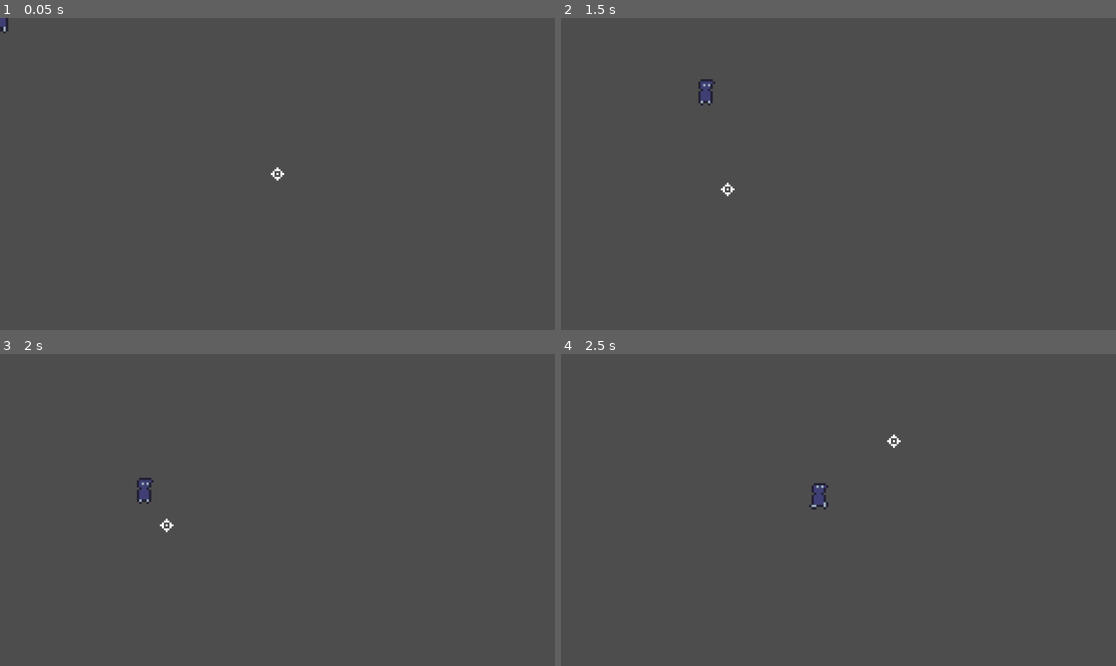
Above: before the commit, frames 1-4 (two rows, left to right).
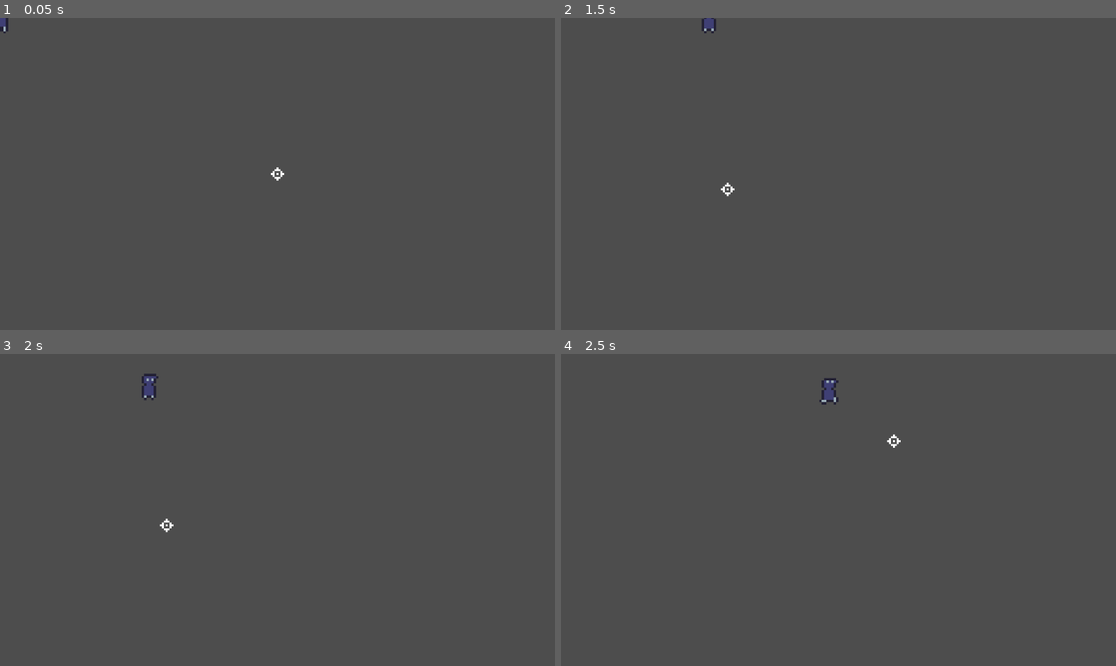
Above: after the commit, the same moments.

Repository: DryGuyx2/magnet_knives
Game: Godot game, scene res://main.tscn
Two runs of this game, one before a commit and one after it. Both use one fixed random seed, a clock stepped at 60 frames per second and the inputs below.
Inputs (mouse positions are in pixels of both pictures, inside the frame that each line leads up to):
- Up to frame 1 (0.05 s): no input
- Up to frame 2 (1.5 s): tap Enter at 0.5 s; move the mouse to (960, 158) at 0.52 s; hold D (move_right) 0.53-1.28 s; right-click (960, 158) at 0.6 s; move the mouse to (727, 189) at 1.27 s; hold S (move_down) from 1.28 s (still down); right-click (727, 189) at 1.35 s
- Up to frame 3 (2 s): keep holding S (move_down)
- Up to frame 4 (2.5 s): move the mouse to (894, 441) at 2.02 s; release S (move_down) at 2.03 s; hold D (move_right) from 2.03 s (still down); right-click (894, 441) at 2.1 s

Frame 1 is identical in both runs. In frame 2, 0.3% of the frame differs, in the area x 24-28%, y 0-29%; in frame 3, 0.4%; in frame 4, 0.4%, in the area x 44-50%, y 7-50%.

Commit message:
Code cleanup, fixes

Diff:
--- a/player/player.gd
+++ b/player/player.gd
@@ -7,44 +7,52 @@
 	DASHING,
 }
 
-@export var move_speed: int = 10000;
-@export var initial_state: State = State.IDLE;
-@export var dash_distance: int = 300;
-@export var dash_duration: float = 1;
+@export var move_speed: int = 10000
+@export var initial_state: State = State.IDLE
+@export var dash_distance: int = 300
+@export var dash_duration: float = 1
 
-@onready var animation_component: AnimatedSprite2D = $AnimatedSprite2D;
+@onready var animation_component: AnimatedSprite2D = $AnimatedSprite2D
 
-var move_direction: Vector2 = Vector2.ZERO;
+var move_direction: Vector2 = Vector2.ZERO
 
-var current_state: State = initial_state;
+var current_state: State = initial_state
 
-var facing_left: bool = false;
+var facing_left: bool = false
 
 func _physics_process(delta: float) -> void:
-	move_direction = Input.get_vector("move_left", "move_right", "move_up", "move_down");
+	move_direction = Input.get_vector("move_left", "move_right", "move_up", "move_down")
 	if move_direction.x != 0:
 		facing_left = move_direction.x > 0
-	update_state();
-	velocity = move_direction * move_speed * delta;
-	handle_animations();
-	move_and_slide();
+	update_state()
+	if current_state == State.MOVING:
+		velocity = move_direction * move_speed * delta
+	elif current_state == State.IDLE:
+		velocity = Vector2.ZERO
+	handle_animations()
+	move_and_slide()
 
 func engage_dash() -> void:
 	var dash_destination = global_position + move_direction * dash_distance
-	print(dash_destination)
 	var dash_tween = create_tween()
 	dash_tween.tween_property(self, "position", dash_destination, dash_duration).set_trans(Tween.TRANS_CIRC).set_ease(Tween.EASE_OUT)
+	dash_tween.play()
+	dash_tween.tween_callback(exit_dash)
+
+func exit_dash() -> void:
+	current_state = State.IDLE
 
 func update_state() -> void:
 	if current_state == State.DASHING:
 		return
-	if Input.is_action_just_pressed("dash"):
+	if Input.is_action_just_pressed("dash") and current_state == State.MOVING:
 		current_state = State.DASHING
 		engage_dash()
+		return
 	if move_direction != Vector2.ZERO:
 		current_state = State.MOVING
 		return
-	current_state = State.MOVING
+	current_state = State.IDLE
 
 func handle_animations():
 	animation_component.flip_h = facing_left
